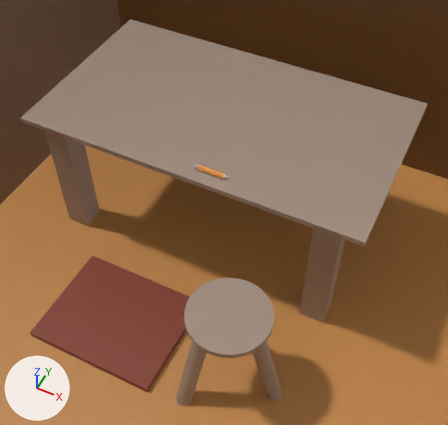
The Blender file assets/shop.blend, before and after one commit.
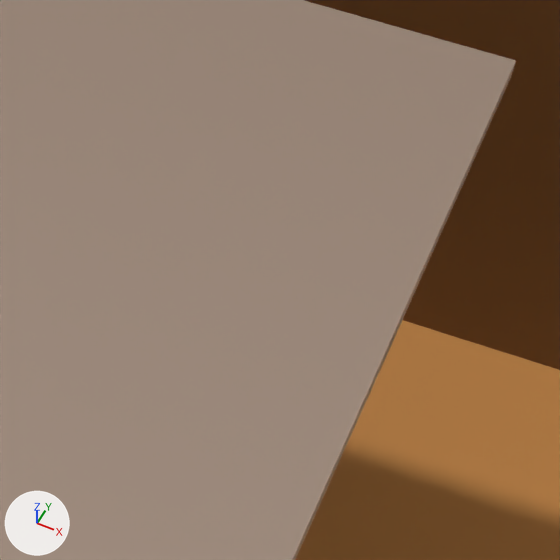
Each version appears first from a 50 mm camera at (-0.153, -0.437, 2.18) aimed at (-0.861, 0.979, 0.41), and next in a close-up on the part from 69% to 98% of the width and 21% to 52% of the height. Every picture has the same lights, and +X, +Y and +Z are marked at lower left. The first two pictures are the older version.

The first close-up shows 'Shop', 'Table'.
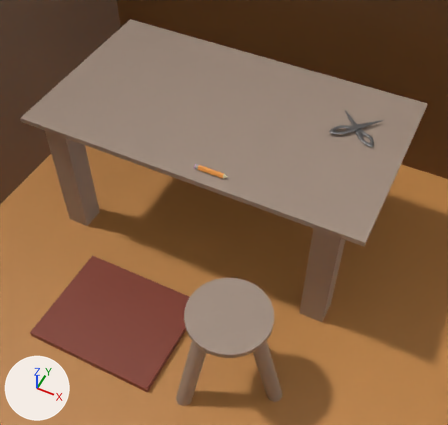
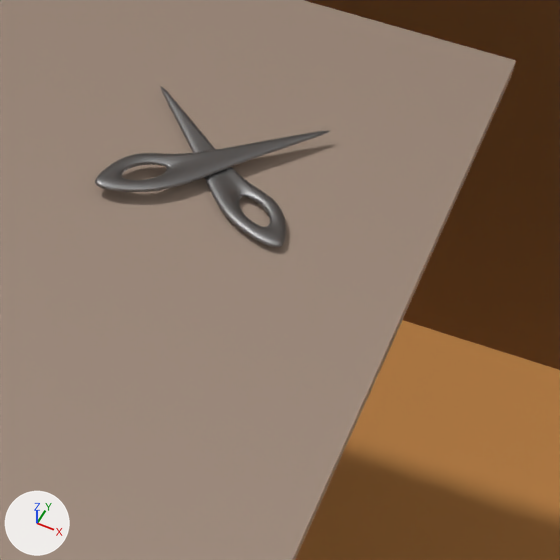
What differs and where, as boxes (x1, y1, x2, y2) in the close-ups (560 x 560 px):
'Scissors.L', added
    after: (95, 131, 330, 192)
'Scissors.R', added
    after: (161, 86, 286, 248)

Edits to the bpy script that builds the scene:
```text
Add mat_scissors_material:
    mat_scissors_material = principled_material('Scissors.Material')
    mat_scissors_material.base_color = (0.305, 0.305, 0.305)  # grey #969696
    mat_scissors_material.metallic = 1.0
Add me_cube_002:
    me_cube_002.from_pydata(...)  # 40 vertices, 40 faces; spans x -0.105..0.091, y 0.006..0.013, z -0.077..0.12
    me_cube_002.polygons.foreach_set('use_smooth', [True] * 40)
    me_cube_002.materials.append(mat_scissors_material)  # grey #969696
Add me_cube_001:
    me_cube_001.from_pydata(...)  # 40 vertices, 40 faces; spans x -0.085..0.11, y -0.001..0.007, z -0.077..0.12
    me_cube_001.polygons.foreach_set('use_smooth', [True] * 40)
    me_cube_001.materials.append(mat_scissors_material)  # grey #969696
Add ob_scissors_r:
    ob_scissors_r = bpy.data.objects.new('Scissors.R', me_cube_002)
    ob_scissors_r.location = (-0.5164, 1.4178, 0.6335)
    ob_scissors_r.rotation_euler = (-1.571, 0.0, 0.0)  # degrees (-90, 0, 0)
    _m = ob_scissors_r.modifiers.new('Subdivision', 'SUBSURF')
Add ob_scissors_l:
    ob_scissors_l = bpy.data.objects.new('Scissors.L', me_cube_001)
    ob_scissors_l.location = (-0.5164, 1.4178, 0.6335)
    ob_scissors_l.rotation_euler = (-1.571, 0.0, 0.0)  # degrees (-90, 0, 0)
    _m = ob_scissors_l.modifiers.new('Subdivision', 'SUBSURF')
    _m.open_advanced_panel = True
```
